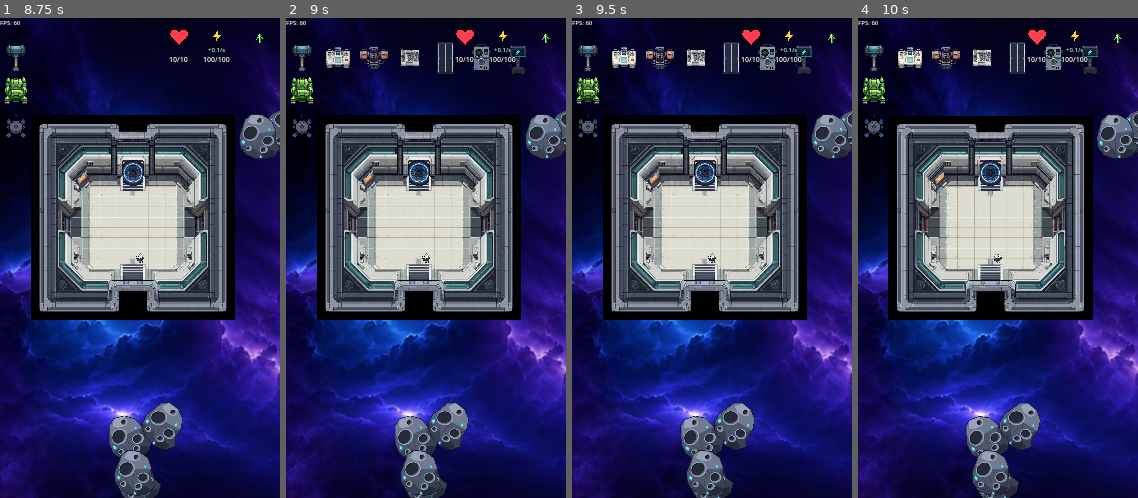
Above: before the commit, frames 1-4 (left to right).
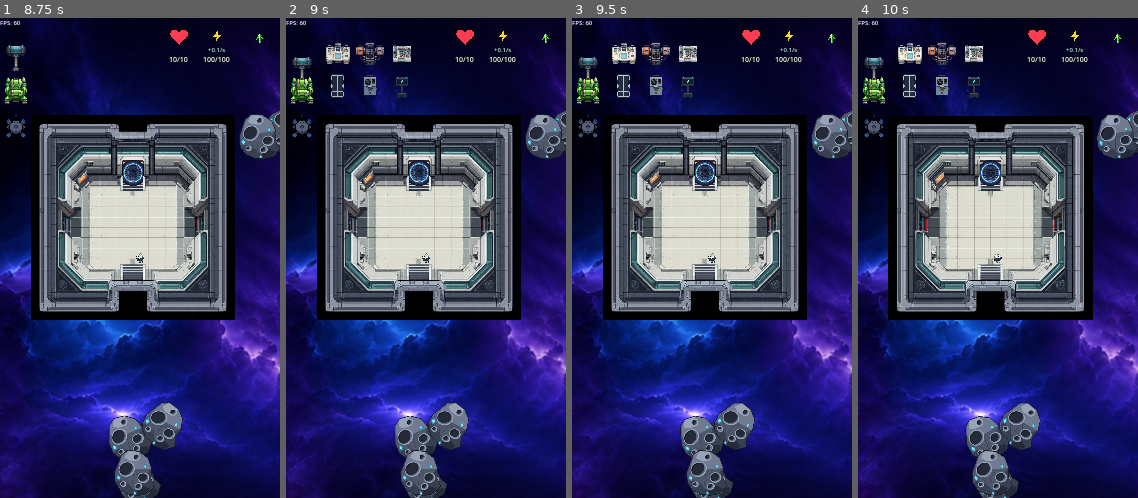
Above: after the commit, the same moments.

Repository: wildane/ShootingStar
Game: Godot game, scene res://scene/main_menu/main_menu.tscn
The game is run twice, just before and just after one commit, with the same random seed, the same clock (stepped at 60 frames per second) and the same inputs.
Inputs (mouse positions are in pixels of both pictures, inside the frame that each line leads up to):
- Up to frame 1 (8.75 s): tap Enter at 0.5, 0.6, 5.1 s; move the mouse to (201, 234) at 0.52 s; hold Right 0.53-1.25 s; click (201, 234) at 0.67 s; tap Space at 0.77, 3.77, 6.77 s; drag from (84, 282) to (126, 354) at 1.27 s; move the mouse to (140, 186) at 2.02 s; hold Right 2.03-2.75 s; tap Backspace at 2.1, 6.6 s; click (140, 186) at 2.17 s; drag from (126, 354) to (198, 234) at 2.77 s; move the mouse to (224, 330) at 3.52 s; hold Left 3.53-4.25 s; tap Ctrl at 3.6, 8.1 s; drag from (56, 186) to (142, 186) at 4.27 s; move the mouse to (154, 258) at 5.02 s; hold Down 5.03-5.75 s; click (154, 258) at 5.17 s; drag from (98, 138) to (142, 186) at 5.77 s; move the mouse to (201, 234) at 6.52 s; hold Up 6.53-7.25 s; drag from (84, 282) to (137, 493) at 7.27 s; move the mouse to (168, 152) at 8.02 s; hold Down from 8.03 s (still down)
- Up to frame 2 (9 s): release Down at 8.75 s; click (302, 56) at 8.75 s
- Up to frame 3 (9.5 s): no input
- Up to frame 4 (10 s): drag from (984, 354) to (995, 483) at 9.52 s

Frame 1 is identical in both runs. In frame 2, 2.7% of the frame differs, in the area x 2-87%, y 5-17%; in frame 3, 2.7%; in frame 4, 2.7%.

Commit message:
Susun ikon bina dalam grid 3 lajur supaya tak clash dengan bar HP
Panel bina yang memanjang ke kanan menutupi bar nyawa/tenaga di atas
kanan; kini ikon disusun 3×2 jadi lebarnya berhenti sebelum bar itu.

Diff:
--- a/scene/level_3/level_3.tscn
+++ b/scene/level_3/level_3.tscn
@@ -197,8 +197,11 @@
 [node name="MarginContainer" type="MarginContainer" parent="CanvasLayer/MarginContainer/VBoxContainer/BuildSystem/HBoxContainer/ItemsPanel" unique_id=357046209]
 layout_mode = 2
 
-[node name="HBoxContainer" type="HBoxContainer" parent="CanvasLayer/MarginContainer/VBoxContainer/BuildSystem/HBoxContainer/ItemsPanel/MarginContainer" unique_id=93839309]
-layout_mode = 2
+[node name="HBoxContainer" type="GridContainer" parent="CanvasLayer/MarginContainer/VBoxContainer/BuildSystem/HBoxContainer/ItemsPanel/MarginContainer" unique_id=93839309]
+layout_mode = 2
+columns = 3
+theme_override_constants/h_separation = 0
+theme_override_constants/v_separation = 0
 
 [node name="ResearchTableButton" type="Button" parent="CanvasLayer/MarginContainer/VBoxContainer/BuildSystem/HBoxContainer/ItemsPanel/MarginContainer/HBoxContainer" unique_id=1676562034]
 custom_minimum_size = Vector2(32, 32)
